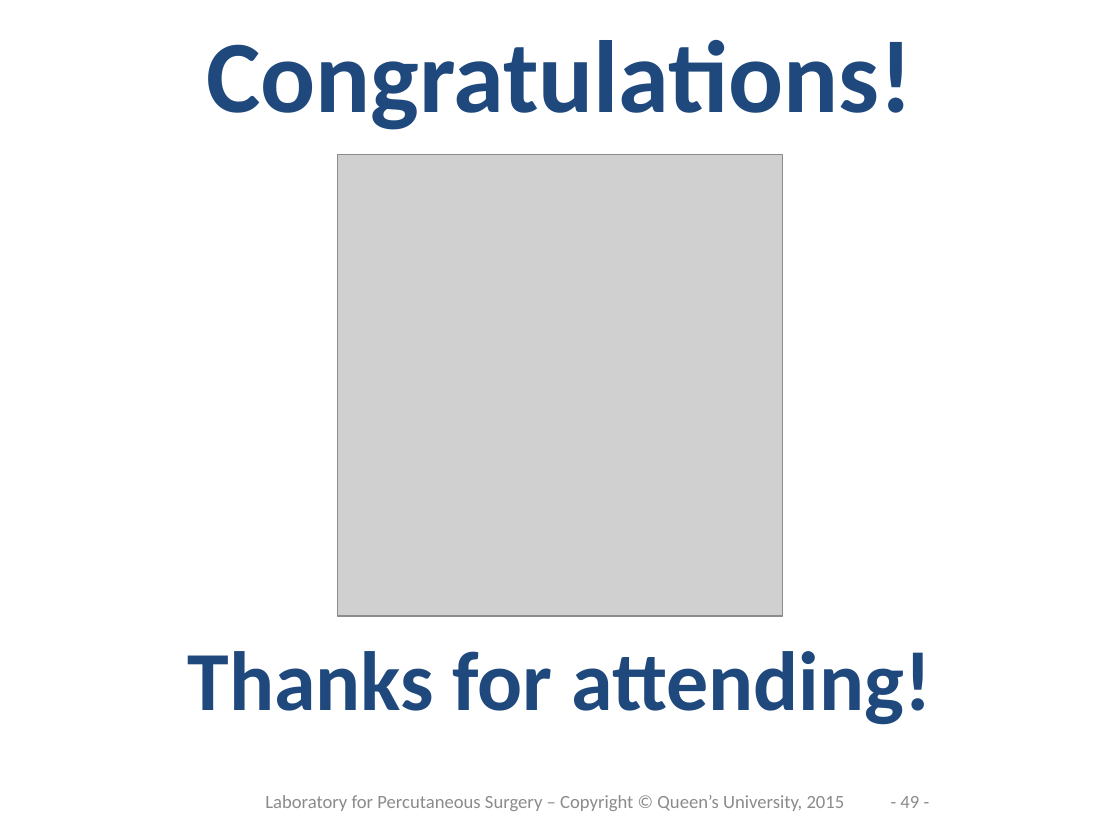
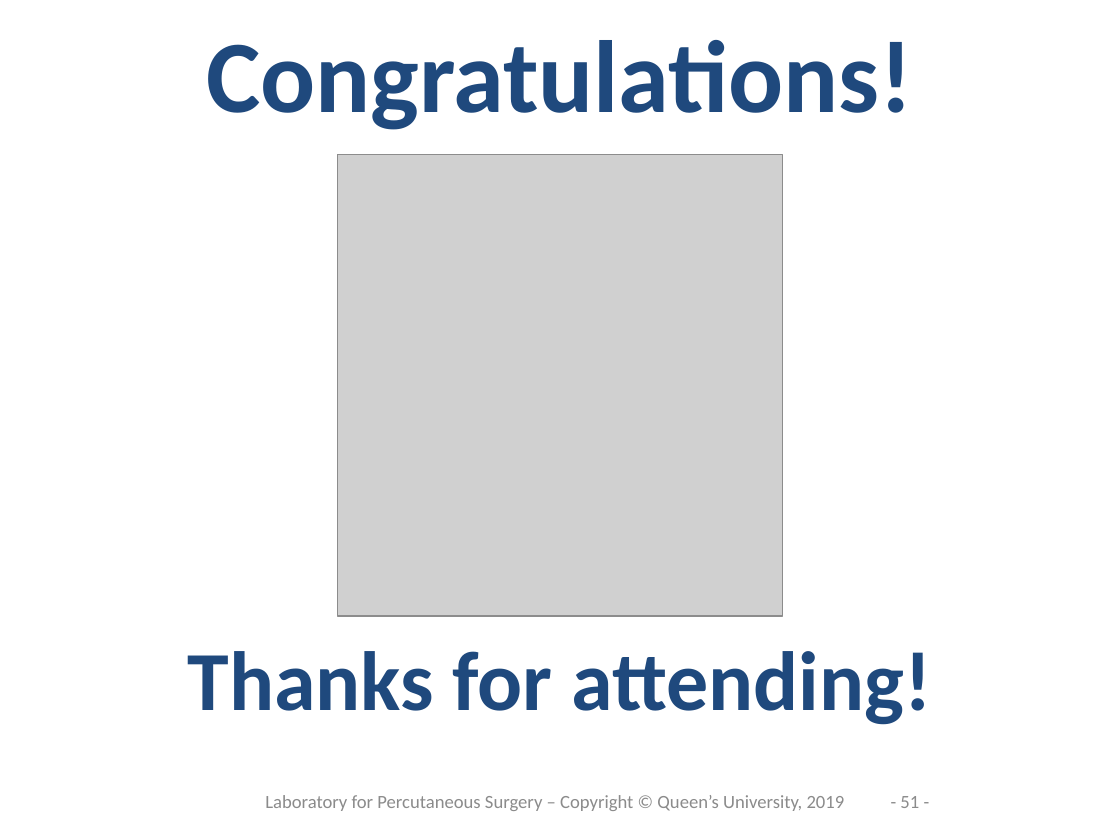
Before and after one commit to PerkLab/PerkLabBootcamp, a slide deck: slide 51 of Doc/day3_2_SlicerProgramming.pptx (slide 49 before the commit). Drawn at 1120x840 pixels with LibreOffice and Linux fonts; fonts in the diff are those of the drawing; grey boxes stand for pictures; background and template pictures are left out. Boxes give left, top, right and bottom in pixels: in the first picture for what was removed or moved away, otherwise in the second. Text is boxed around its words. In the diff, an @@ line names an element or a change of style, - is before the commit and + after.

```diff
--- a/Doc/day3_2_SlicerProgramming.pptx
+++ b/Doc/day3_2_SlicerProgramming.pptx
@@ text at (265,795,845,811): text changed @@
-Laboratory for Percutaneous Surgery – Copyright © Queen’s University, 2015
+Laboratory for Percutaneous Surgery – Copyright © Queen’s University, 2019
@@ page number at (900,796,919,808): text changed @@
-- 49 -
+- 51 -
```
Also in this commit, not shown: 47 other slides changed, 2 slides added.
